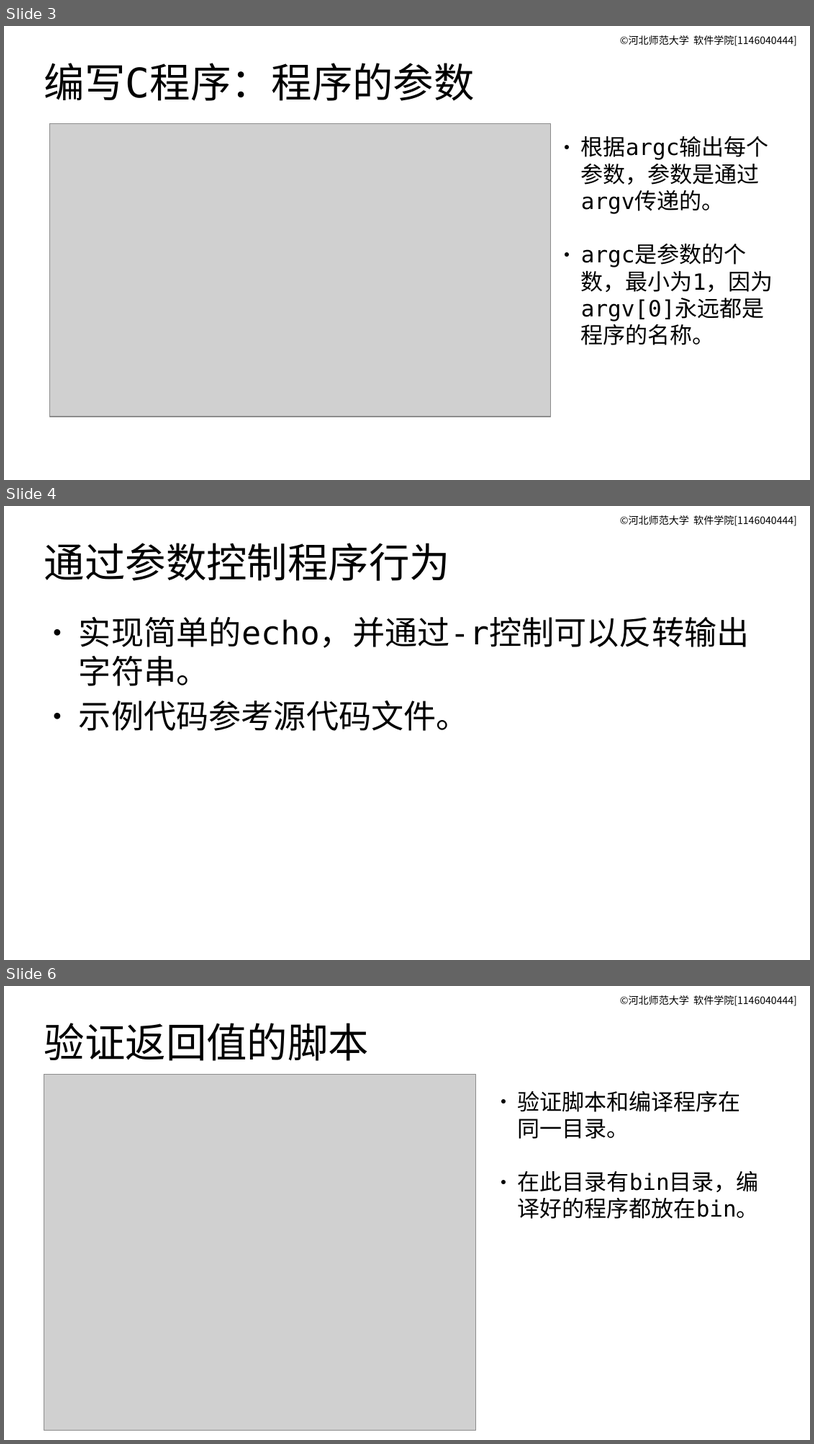
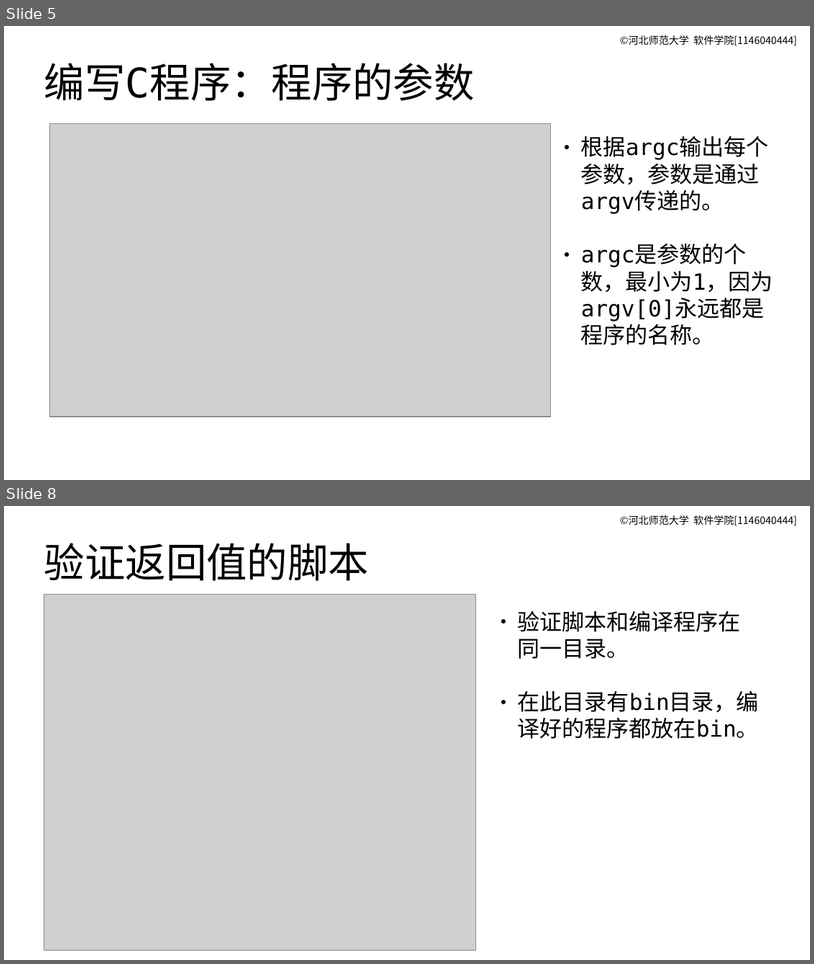
Before and after one commit to master-genius/linux-system, a slide deck: materials/slides/ch14-linux-c-env.odp. Shown one above the other, each under a label of ours: slides 3, 4 and 6 before the commit, slides 5 and 8 after it; the slides between them are not shown. The pictures are 814x1444 and 814x964 pixels, drawn with LibreOffice and Linux fonts; fonts in the diff are those of the drawing; grey boxes stand for pictures. Boxes give left, top, right and bottom in pixels: in the first picture for what was removed or moved away, otherwise in the second. Text is boxed around its words. In the diff, an @@ line names an element or a change of style, - is before the commit and + after.

```diff
--- a/materials/slides/ch14-linux-c-env.odp
+++ b/materials/slides/ch14-linux-c-env.odp
@@ slide 4 removed at [4,506,810,960], background #FFFFFF; not listed: 1 template element that a slide beside it also shows @@
@@ title removed at [44,543,450,581] @@
-通过参数控制程序行为
@@ text removed at [79,617,750,731] @@
-● 实现简单的echo，并通过-r控制可以反转输出字符串。
-● 示例代码参考源代码文件。
@@ what was slide 3 is now slide 5 @@
@@ what was slide 6 is now slide 8 @@
```
Also in this commit, not shown: 9 slides changed, 3 slides added, 2 other files.
